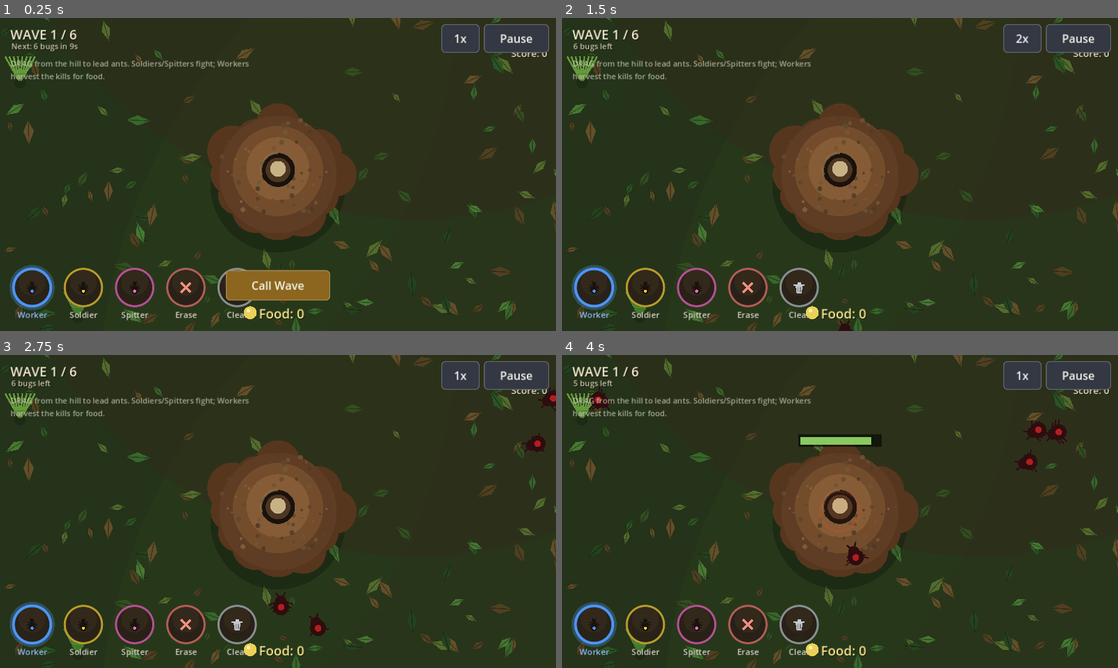
Above: before the commit, frames 1-4 (two rows, left to right).
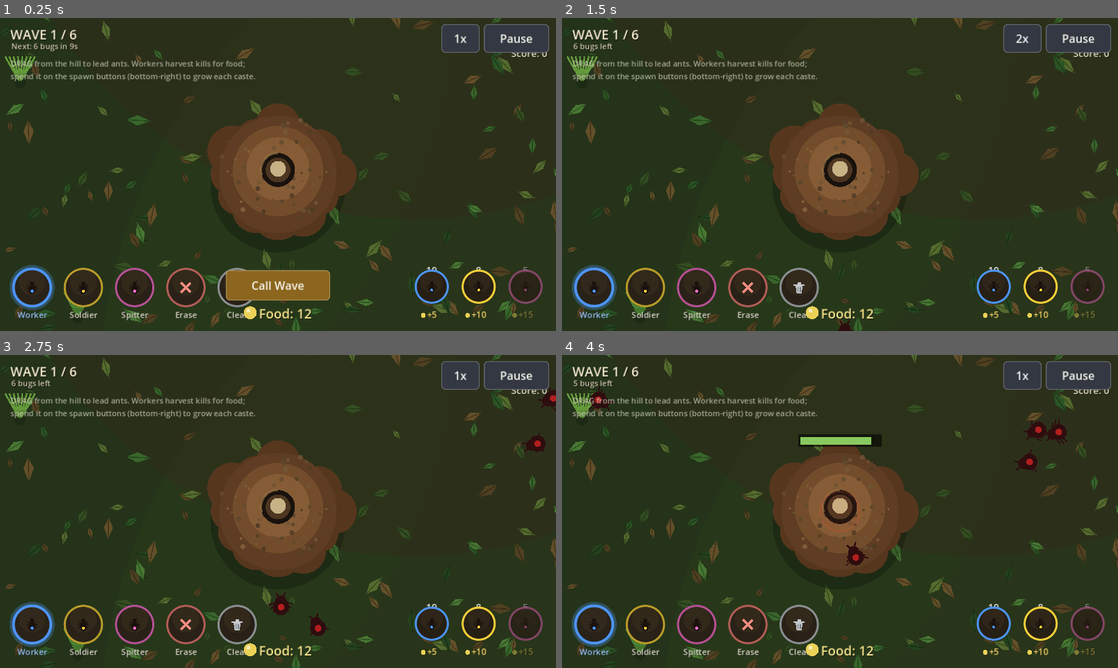
Above: after the commit, the same moments.

Repository: getarsenal/colony-commander
Game: Godot game, scene res://scenes/Main.tscn
Same seed, same stepped clock (60 frames per second), same inputs: the game is played once before the commit and once after it.
Inputs:
- Up to frame 1 (0.25 s): no input
- Up to frame 2 (1.5 s): click "Call Wave" at 0.5 s; click "1x" at 1.25 s
- Up to frame 3 (2.75 s): click "2x" at 2 s
- Up to frame 4 (4 s): click "1x" at 2.75 s; click "2x" at 3.5 s

The runs differ from the first frame. In frame 1, 1.4% of the frame differs, in the area x 1-98%, y 13-97%; in frame 2, 1.4%; in frame 3, 1.4%; in frame 4, 1.4%.

Commit message:
Add spawn economy (§8): spend food to grow each caste
Faithful to the original's spawn buttons: each caste has an owned population (its
max concurrent ants), grown by spending harvested food.

- Colony: per-caste pop[] (concurrent cap) + active[] tracking; trails stream a
  caste only while active < pop; ants cycle out and return to the pool. buy_caste
  spends food (Worker +5 / Soldier +10 / Spitter +15) to add a batch to a caste.
  Removes the old food->auto-cap; food is now a spendable resource.
- UI: bottom-right SpawnPanel of round buttons (ui/spawn_panel.gd,
  ui/spawn_button.gd) showing each caste's count + food cost, dimmed when
  unaffordable; tap to buy.
- Score is now kills-based so spending food doesn't lower it.

Validated: parses clean; headless smoke (per-caste spawn/return cycling +
purchases + restart) ran clean; verified the panel via an xvfb frame render;
web build re-exported.

https://claude.ai/code/session_011hkUGhTeefueTvzyEjhAPX

Diff:
--- a/scenes/main.gd
+++ b/scenes/main.gd
@@ -13,6 +13,7 @@
 var trail_container: Node2D
 var trail_drawer: TrailDrawer
 var touch_controls: TouchControls
+var spawn_panel: SpawnPanel
 var director: WaveDirector
 var fx: FxLayer
 var hud: HUD
@@ -100,6 +101,12 @@
 	touch_controls.drawer = trail_drawer
 	add_child(touch_controls)
 
+	# --- spawn economy cluster (bottom-right): spend food to grow each caste ---
+	spawn_panel = SpawnPanel.new()
+	spawn_panel.name = "SpawnPanel"
+	spawn_panel.colony = colony
+	add_child(spawn_panel)
+
 	# --- HUD: top status bar, wave controls, win/lose overlay ---
 	hud = HUD.new()
 	hud.name = "HUD"
@@ -119,7 +126,7 @@
 	_hint.position = Vector2(24, 92)
 	_hint.add_theme_font_size_override("font_size", 18)
 	_hint.add_theme_color_override("font_color", Color(0.86, 0.85, 0.78, 0.7))
-	_hint.text = "DRAG from the hill to lead ants. Soldiers/Spitters fight; Workers\nharvest the kills for food."
+	_hint.text = "DRAG from the hill to lead ants. Workers harvest kills for food;\nspend it on the spawn buttons (bottom-right) to grow each caste."
 	layer.add_child(_hint)
 
 func _process(_delta: float) -> void:
--- a/sim/colony.gd
+++ b/sim/colony.gd
@@ -8,30 +8,39 @@
 extends Node2D
 
 const POOL_SIZE := 420
-const DEFAULT_POP_CAP := 220
+
+# Per-caste spawn economy (handoff §8, faithful to the original's spawn buttons):
+# you OWN a population of each caste (its max concurrent ants on the field), and
+# you grow that population by spending harvested food. Ants cycle out on trails
+# and return home, so a trail of caste X streams up to pop[X] ants of that caste.
+const START_POP := {AntTypes.Type.WORKER: 10, AntTypes.Type.SOLDIER: 8, AntTypes.Type.SPITTER: 5}
+const SPAWN_COST := {AntTypes.Type.WORKER: 5, AntTypes.Type.SOLDIER: 10, AntTypes.Type.SPITTER: 15}
+const SPAWN_BATCH := 3            # ants added to a caste's population per purchase
+const START_FOOD := 12
 
 var hill_pos := Vector2.ZERO
-var population_cap := DEFAULT_POP_CAP
 var ant_layer: Node2D            # parent for all ant nodes (set by Main)
 var trail_container: Node2D      # parent for all Trail nodes (set by Main)
 
 var _pool: Array = []            # all Ant nodes
 var _free: Array = []            # indices of inactive ants
-var active_count := 0
+var active_count := 0            # total ants currently on the field (all castes)
 
-# Food economy (step 2): Workers convert harvested carcasses into food, which
-# raises the population cap so a well-fed colony fields more ants.
+var pop := {}                    # caste -> owned population (concurrent cap)
+var active := {}                 # caste -> ants of that caste currently out
+
+# Food economy: Workers convert harvested carcasses into food, spent on spawning.
 var food := 0
 
-# --- Step 2: defense + threat hookups -----------------------------------------
+# --- defense + threat hookups -------------------------------------------------
 const HILL_HP_MAX := 100.0
-const FOOD_PER_CAP := 4           # every N food banked raises the population cap by 1
 
 var director = null               # WaveDirector: enemy / carcass / projectile queries
 var fx = null                     # FxLayer: juice (puffs, popups, screen shake)
 var hill_hp: float = HILL_HP_MAX  # the base you defend; 0 -> DEFEAT
 
 func build_pool() -> void:
+	_init_economy()
 	var ant_script: Script = load("res://sim/ant.gd")
 	for i in POOL_SIZE:
 		var a = ant_script.new()
@@ -40,8 +49,31 @@
 		_pool.append(a)
 		_free.append(i)
 
-func can_spawn() -> bool:
-	return active_count < population_cap and not _free.is_empty()
+func _init_economy() -> void:
+	pop = START_POP.duplicate()
+	active = {AntTypes.Type.WORKER: 0, AntTypes.Type.SOLDIER: 0, AntTypes.Type.SPITTER: 0}
+	food = START_FOOD
+
+## Can a trail of this caste stream another ant right now?
+func can_spawn_caste(t: int) -> bool:
+	return active.get(t, 0) < pop.get(t, 0) and not _free.is_empty()
+
+## Spend food to grow a caste's population. Returns true on success.
+func buy_caste(t: int) -> bool:
+	var cost: int = SPAWN_COST.get(t, 99999)
+	if food < cost or _total_pop() + SPAWN_BATCH > POOL_SIZE:
+		return false
+	food -= cost
+	pop[t] = pop.get(t, 0) + SPAWN_BATCH
+	if fx != null:
+		fx.popup(hill_pos + Vector2(0, -84), "+%d %s" % [SPAWN_BATCH, AntTypes.name_of(t)], AntTypes.color_of(t))
+	return true
+
+func _total_pop() -> int:
+	var n := 0
+	for t in pop:
+		n += pop[t]
+	return n
 
 func _acquire_ant():
 	if _free.is_empty():
@@ -52,6 +84,8 @@
 
 func release_ant(a) -> void:
 	a.unregister_from_trail()
+	var t: int = a.ant_type
+	active[t] = max(0, active.get(t, 0) - 1)
 	a.recycle()
 	active_count -= 1
 	# find its pool index (small pool; linear find is fine and avoids storing back-refs)
@@ -66,7 +100,7 @@
 
 func _meter_trail(trail: Trail, delta: float) -> void:
 	trail.spawn_accum += delta
-	while trail.spawn_accum >= trail.spawn_interval and can_spawn():
+	while trail.spawn_accum >= trail.spawn_interval and can_spawn_caste(trail.ant_type):
 		trail.spawn_accum -= trail.spawn_interval
 		_spawn_on(trail)
 
@@ -74,6 +108,7 @@
 	var a = _acquire_ant()
 	if a == null:
 		return
+	active[trail.ant_type] = active.get(trail.ant_type, 0) + 1
 	var ahead = trail.outbound.back() if not trail.outbound.is_empty() else null
 	a.launch(trail, ahead)
 	trail.ants.append(a)
@@ -106,9 +141,7 @@
 # --- Step 2: economy + base HP ------------------------------------------------
 
 func add_food(n: int) -> void:
-	food += n
-	# More food in the larder -> a bigger standing colony.
-	population_cap = min(POOL_SIZE, DEFAULT_POP_CAP + int(food / FOOD_PER_CAP))
+	food += n  # spent via buy_caste() on the spawn buttons
 
 func damage_hill(n: float) -> void:
 	if hill_hp <= 0.0:
@@ -126,8 +159,7 @@
 ## Restore the base + larder for a fresh attempt (paired with director.reset_level).
 func reset_defense() -> void:
 	hill_hp = HILL_HP_MAX
-	food = 0
-	population_cap = DEFAULT_POP_CAP
+	_init_economy()
 
 ## Send every ant on the field home/IDLE (used on a level restart).
 func recall_all() -> void:
--- a/ui/hud_topbar.gd
+++ b/ui/hud_topbar.gd
@@ -41,7 +41,7 @@
 		_text(f, Vector2(26, 52), sub, 18, Color(0.82, 0.78, 0.68))
 
 	# --- score (top-right, below the buttons) ---
-	var score: int = director.enemies_killed * 10 + colony.food
+	var score: int = director.enemies_killed * 10
 	var score_str := "Score: %d" % score
 	var sw := f.get_string_size(score_str, HORIZONTAL_ALIGNMENT_LEFT, -1, 22).x
 	_text(f, Vector2(w - 20 - sw, 66), score_str, 22, Color(0.92, 0.90, 0.80))
--- /dev/null
+++ b/ui/spawn_button.gd
@@ -0,0 +1,69 @@
+## A round spawn button (bottom-right cluster, like the original): the caste's
+## current population on top, an ant glyph in a coloured ring, and the food cost
+## below. Dims when you can't afford it. Tapping spends food to grow the caste.
+class_name SpawnButton
+extends Control
+
+signal buy
+
+const W := 96.0
+const HT := 130.0
+const RAD := 38.0
+
+var caste_type: int = 0
+var accent := Color.WHITE
+var count := 0
+var cost := 0
+var affordable := true
+
+func _ready() -> void:
+	custom_minimum_size = Vector2(W, HT)
+
+func _gui_input(event: InputEvent) -> void:
+	# mouse only (touch arrives as mouse via emulate-mouse-from-touch)
+	if event is InputEventMouseButton and event.pressed and event.button_index == MOUSE_BUTTON_LEFT:
+		buy.emit()
+		accept_event()
+
+func _process(_delta: float) -> void:
+	queue_redraw()
+
+func _draw() -> void:
+	var f := ThemeDB.fallback_font
+	var dim := 1.0 if affordable else 0.45
+	var c := Vector2(size.x * 0.5, 50.0)
+
+	# count (top)
+	if f != null:
+		var cs := str(count)
+		var cw := f.get_string_size(cs, HORIZONTAL_ALIGNMENT_LEFT, -1, 22).x
+		draw_string(f, Vector2((size.x - cw) * 0.5 + 1, 21), cs, HORIZONTAL_ALIGNMENT_LEFT, -1, 22, Color(0, 0, 0, 0.6))
+		draw_string(f, Vector2((size.x - cw) * 0.5, 20), cs, HORIZONTAL_ALIGNMENT_LEFT, -1, 22, Color(0.95, 0.95, 0.9, dim))
+
+	# disc + ring
+	draw_circle(c, RAD, Color(0.15, 0.12, 0.08, 0.97 * (0.7 + 0.3 * dim)))
+	draw_circle(c - Vector2(0, RAD * 0.3), RAD * 0.68, Color(0.21, 0.17, 0.11, 0.6 * dim))
+	draw_arc(c, RAD - 1.0, 0.0, TAU, 36, Color(accent, dim), 3.5, true)
+	_draw_ant(c, 1.3, dim)
+
+	# cost (bottom) with a little food pip
+	if f != null:
+		var cost_col := Color(0.97, 0.85, 0.4, dim)
+		var cstr := "+%d" % cost
+		var cw2 := f.get_string_size(cstr, HORIZONTAL_ALIGNMENT_LEFT, -1, 20).x
+		draw_circle(Vector2((size.x - cw2) * 0.5 - 8, HT - 14), 5.5, Color(0.92, 0.82, 0.34, dim))
+		draw_string(f, Vector2((size.x - cw2) * 0.5 + 1, HT - 7), cstr, HORIZONTAL_ALIGNMENT_LEFT, -1, 20, Color(0, 0, 0, 0.6))
+		draw_string(f, Vector2((size.x - cw2) * 0.5, HT - 8), cstr, HORIZONTAL_ALIGNMENT_LEFT, -1, 20, cost_col)
+
+func _draw_ant(c: Vector2, k: float, dim: float) -> void:
+	var dark := Color(0.10, 0.07, 0.05, dim)
+	for s in [-1.0, 1.0]:
+		draw_line(c, c + Vector2(8 * s, -4) * k, dark, 1.5 * k)
+		draw_line(c, c + Vector2(9 * s, 1) * k, dark, 1.5 * k)
+		draw_line(c, c + Vector2(8 * s, 6) * k, dark, 1.5 * k)
+	draw_circle(c + Vector2(0, 6) * k, 4.6 * k, dark)
+	draw_circle(c, 3.4 * k, dark)
+	draw_circle(c + Vector2(0, -6) * k, 3.2 * k, dark)
+	draw_circle(c + Vector2(0, 6) * k, 2.4 * k, Color(accent, dim))
+	draw_line(c + Vector2(0, -6) * k, c + Vector2(-3.5, -10) * k, dark, 1.2 * k)
+	draw_line(c + Vector2(0, -6) * k, c + Vector2(3.5, -10) * k, dark, 1.2 * k)
--- /dev/null
+++ b/ui/spawn_panel.gd
@@ -0,0 +1,42 @@
+## The bottom-right spawn cluster: one round button per caste to spend food on
+## growing that caste's population (handoff §8). Mirrors the original's layout.
+class_name SpawnPanel
+extends CanvasLayer
+
+const _BTN := preload("res://ui/spawn_button.gd")
+const GAP := 12
+const MARGIN := 22
+
+var colony = null
+
+var _bar: HBoxContainer
+var _buttons := {}   # caste -> SpawnButton
+
+func _ready() -> void:
+	layer = 5
+	process_mode = Node.PROCESS_MODE_ALWAYS
+	_bar = HBoxContainer.new()
+	_bar.add_theme_constant_override("separation", GAP)
+	add_child(_bar)
+	for t in [AntTypes.Type.WORKER, AntTypes.Type.SOLDIER, AntTypes.Type.SPITTER]:
+		var b: SpawnButton = _BTN.new()
+		b.caste_type = t
+		b.accent = AntTypes.color_of(t)
+		b.cost = Colony.SPAWN_COST[t]
+		b.buy.connect(_on_buy.bind(t))
+		_buttons[t] = b
+		_bar.add_child(b)
+
+func _process(_delta: float) -> void:
+	if colony == null:
+		return
+	var vp := get_viewport().get_visible_rect().size
+	_bar.size = _bar.get_combined_minimum_size()
+	_bar.position = Vector2(vp.x - _bar.size.x - MARGIN, vp.y - _bar.size.y - MARGIN)
+	for t in _buttons:
+		var b: SpawnButton = _buttons[t]
+		b.count = colony.pop.get(t, 0)
+		b.affordable = colony.food >= b.cost
+
+func _on_buy(t: int) -> void:
+	colony.buy_caste(t)
Not shown, changed: README.md
